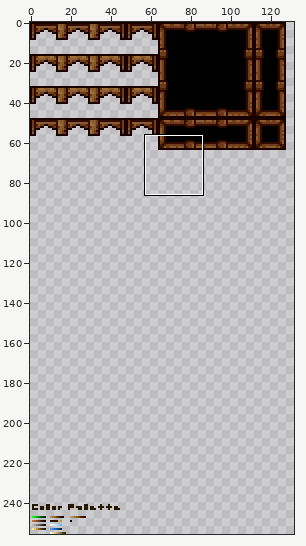
Sprite sheet, stored at graphics/terrain/VTerrain2.png. The picture above shows the old version from afar; the outline marks the close-up.
Close-up. Earlier state:
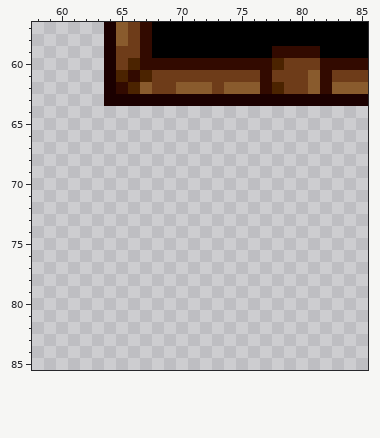
The file is 256x256 pixels. Colours within 5 levels of each other are drawn and written as one. Shown: x 58..85, y 57..85. The wide view leaves out empty margins.
The same view after the edit:
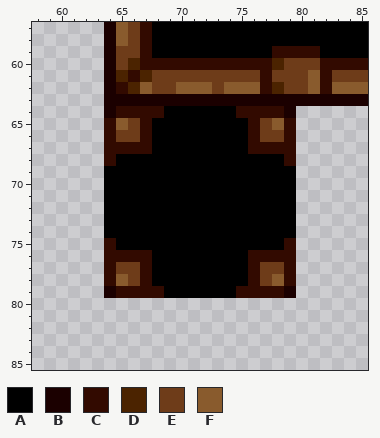
Palette (. is transparent): A #000000  B #1b0000  C #320a00  D #4b2300  E #6e3c19  F #895b2d
Change:
The edit adds colour A in row 64 at x 69 to 74; in rows 65 to 67 at x 68 to 75; in row 68 at x 65 to 78; in rows 69 to 74 at x 64 to 79; in row 75 at x 65 to 78; in rows 76 to 78 at x 68 to 75.
The edit adds colour A in row 79 at x 69 to 74.
The edit adds colour B in row 64 at x 64 and 79; in row 79 at x 64 and 79.
The edit adds colour C in row 64 at x 65 to 68 and 75 to 78; in rows 65 to 66 at x 64, 67, 76 and 79; in row 67 at x 64 to 67 and 76 to 79; in row 68 at x 64 and 79; in row 75 at x 64 and 79; in row 76 at x 64 to 67 and 76 to 79.
The edit adds colour C in rows 77 to 78 at x 64, 67, 76 and 79; in row 79 at x 65 to 68 and 75 to 78.
The edit adds colour E in row 65 at x 66 and 77; in row 66 at x 65 to 66 and 77 to 78; in row 77 at x 65 to 66 and 77 to 78; in row 78 at x 66 and 77.
The edit adds colour F in row 65 at x 65 and 78; in row 78 at x 65 and 78.
Boxes around the changes in both close-ups, in picture pixels (x1, y1, x2, y2):
added: (104, 106, 296, 298)
